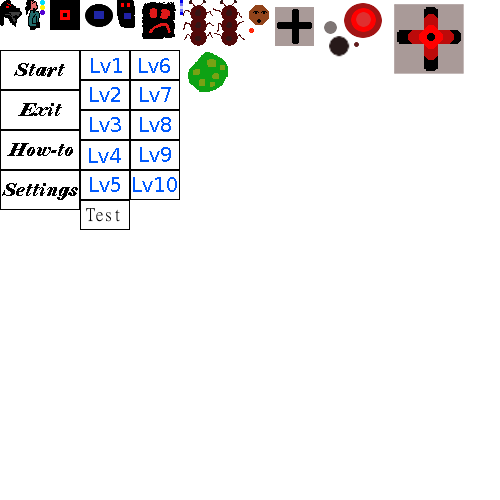
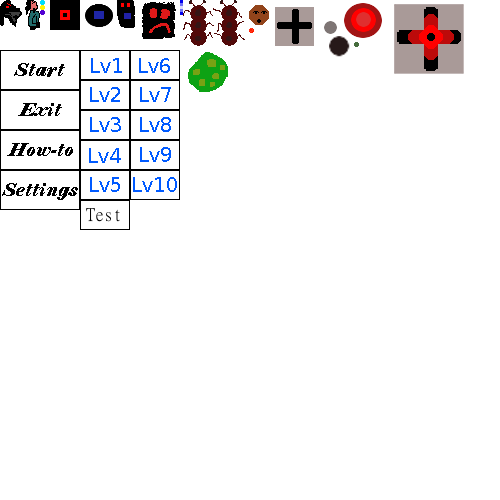
Before/after of a 500 x 500 layered artwork. What changed in the layer stack:
painted on "FirstSpriteSheet.png" over (354, 42, 359, 47)
